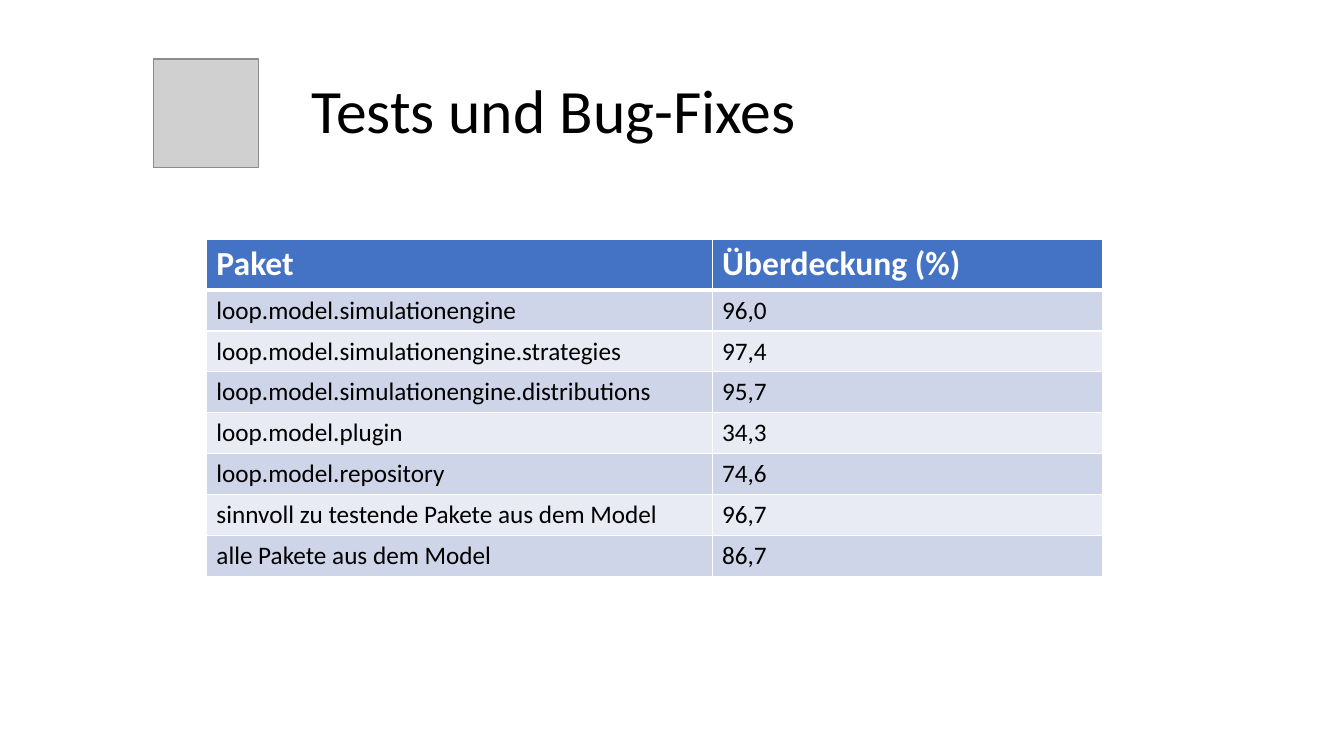
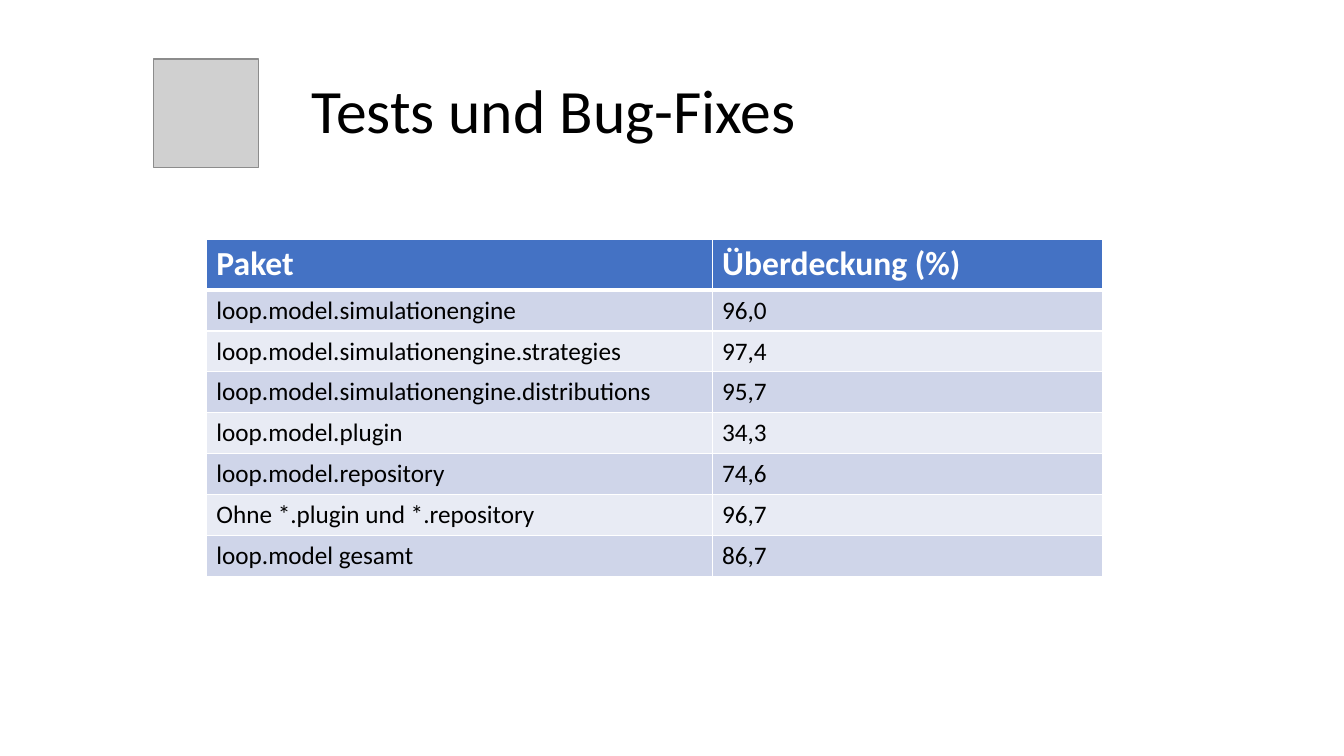
Before and after one commit to ChristianSchorr/repeated_games_pse, a slide deck: slide 3 of Dokumente/Qualitätssicherung/Präsentation.pptx. Drawn at 1344x756 pixels with LibreOffice and Linux fonts; fonts in the diff are those of the drawing; grey boxes stand for pictures. Boxes give left, top, right and bottom in pixels: in the first picture for what was removed or moved away, otherwise in the second. Text is boxed around its words. In the diff, an @@ line names an element or a change of style, - is before the commit and + after.

```diff
--- a/Dokumente/Qualitätssicherung/Präsentation.pptx
+++ b/Dokumente/Qualitätssicherung/Präsentation.pptx
@@ table at [207,239,1103,576] @@
-row 7, column 1: sinnvoll zu testende Pakete aus dem Model
+row 7, column 1: Ohne *.plugin und *.repository
-row 8, column 1: alle Pakete aus dem Model
+row 8, column 1: loop.model gesamt
```
Also in this commit, not shown: 1 other slide changed, 3 other files.
